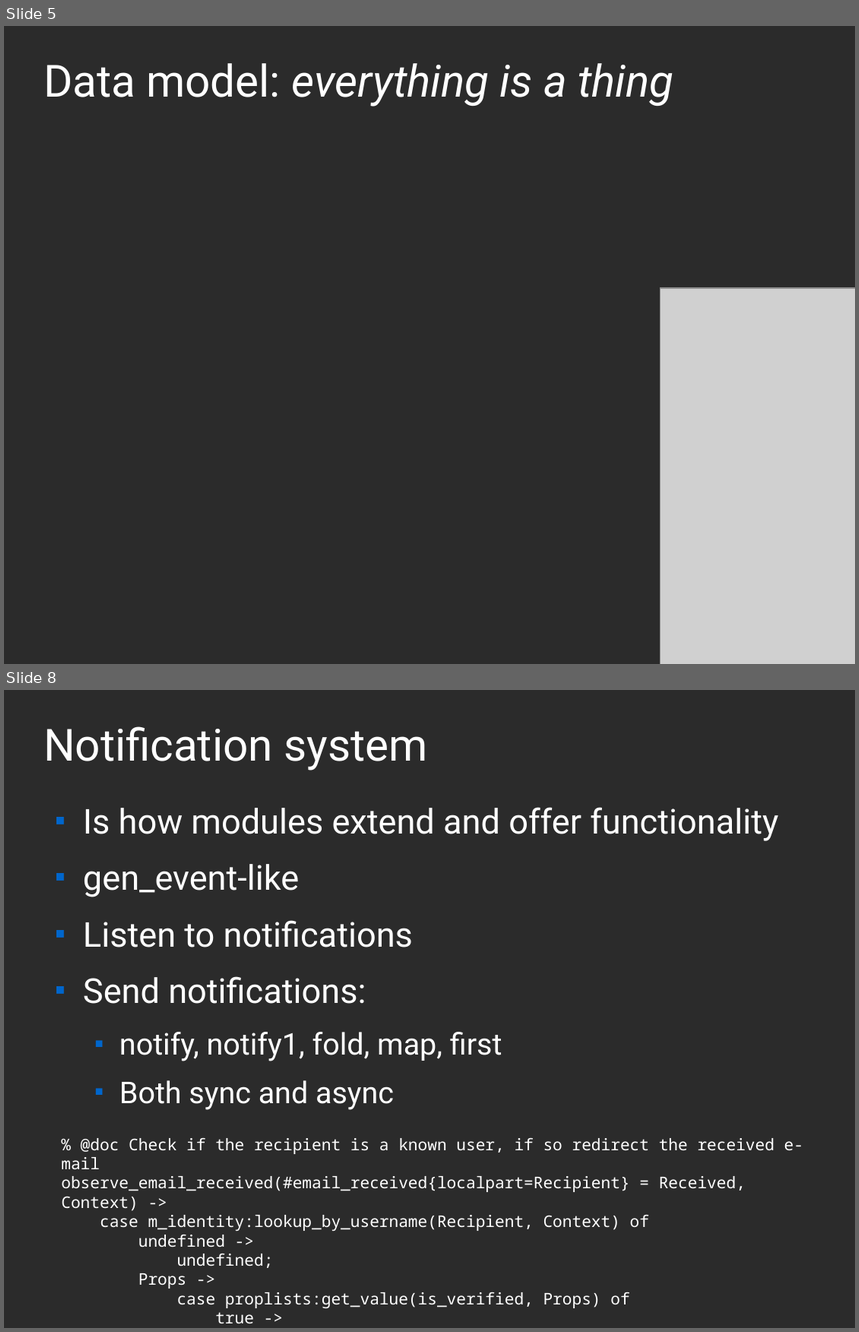
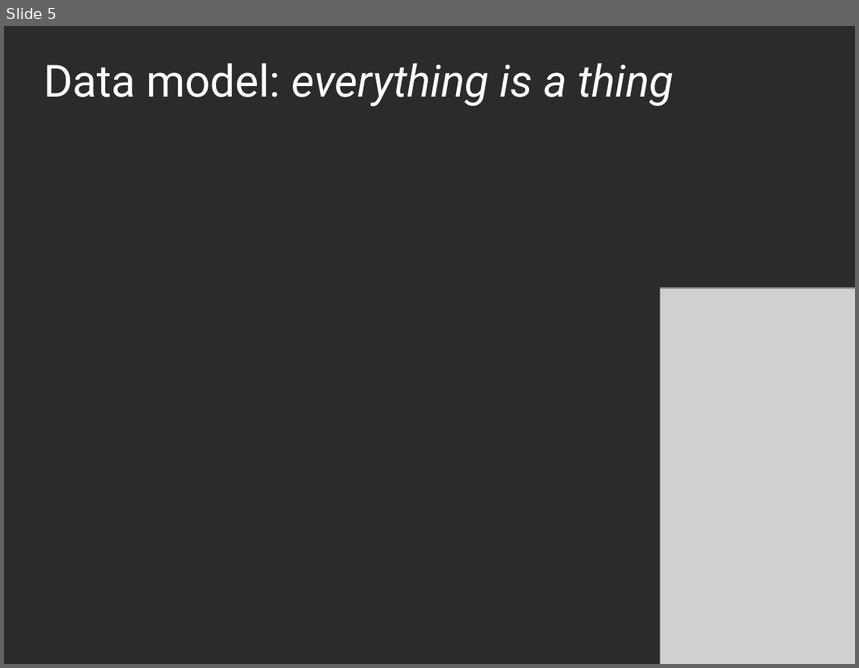
Before and after one commit to arjan/zotonic-vagrant-tutorial, a slide deck: zotonic-tutorial-20131012.odp. Shown one above the other, each under a label of ours: slides 5 and 8 before the commit, slide 5 after it; the slides between them are not shown. The pictures are 859x1332 and 859x668 pixels, drawn with LibreOffice and Linux fonts; fonts in the diff are those of the drawing; grey boxes stand for pictures; background and template pictures are left out; a plain dark background stands for a picture behind light text. Boxes give left, top, right and bottom in pixels: in the first picture for what was removed or moved away, otherwise in the second. Text is boxed around its words. In the diff, an @@ line names an element or a change of style, - is before the commit and + after.

```diff
--- a/zotonic-tutorial-20131012.odp
+++ b/zotonic-tutorial-20131012.odp
@@ slide 8 removed at <box>4,690,855,1328</box>, background picture (left out) @@
@@ title removed at <box>44,726,427,771</box> @@
-Notification system
@@ text removed at <box>83,807,778,1110</box> @@
-■ Is how modules extend and offer functionality
-■ gen_event-like
-■ Listen to notifications
-■ Send notifications:
-  ■ notify, notify1, fold, map, first
-  ■ Both sync and async
@@ text removed at <box>61,1138,804,1324</box> @@
-% @doc Check if the recipient is a known user, if so redirect the received e-mail
-observe_email_received(#email_received{localpart=Recipient} = Received, Context) ->
-case m_identity:lookup_by_username(Recipient, Context) of
-undefined ->
-undefined;
-Props ->
-case proplists:get_value(is_verified, Props) of
-true ->
```
Also in this commit, not shown: 3 slides changed, 8 other slides removed, 2 other files.
